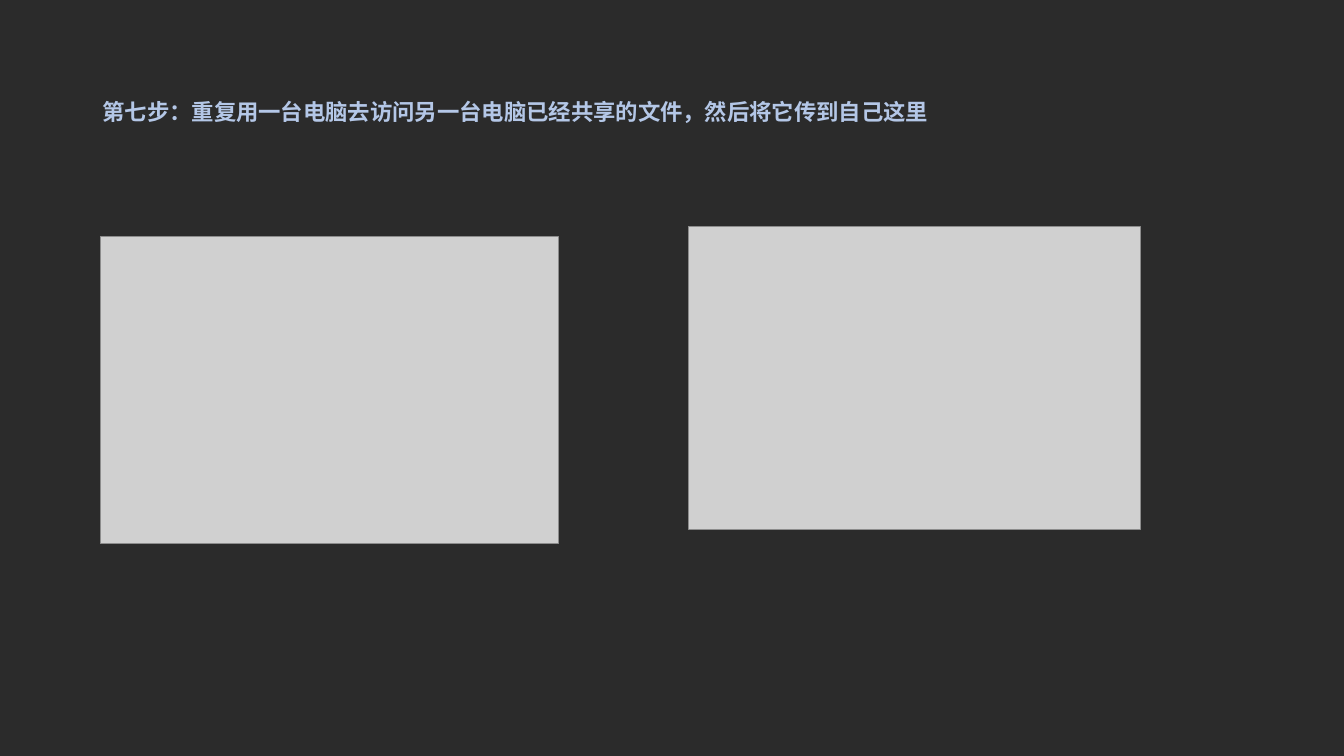
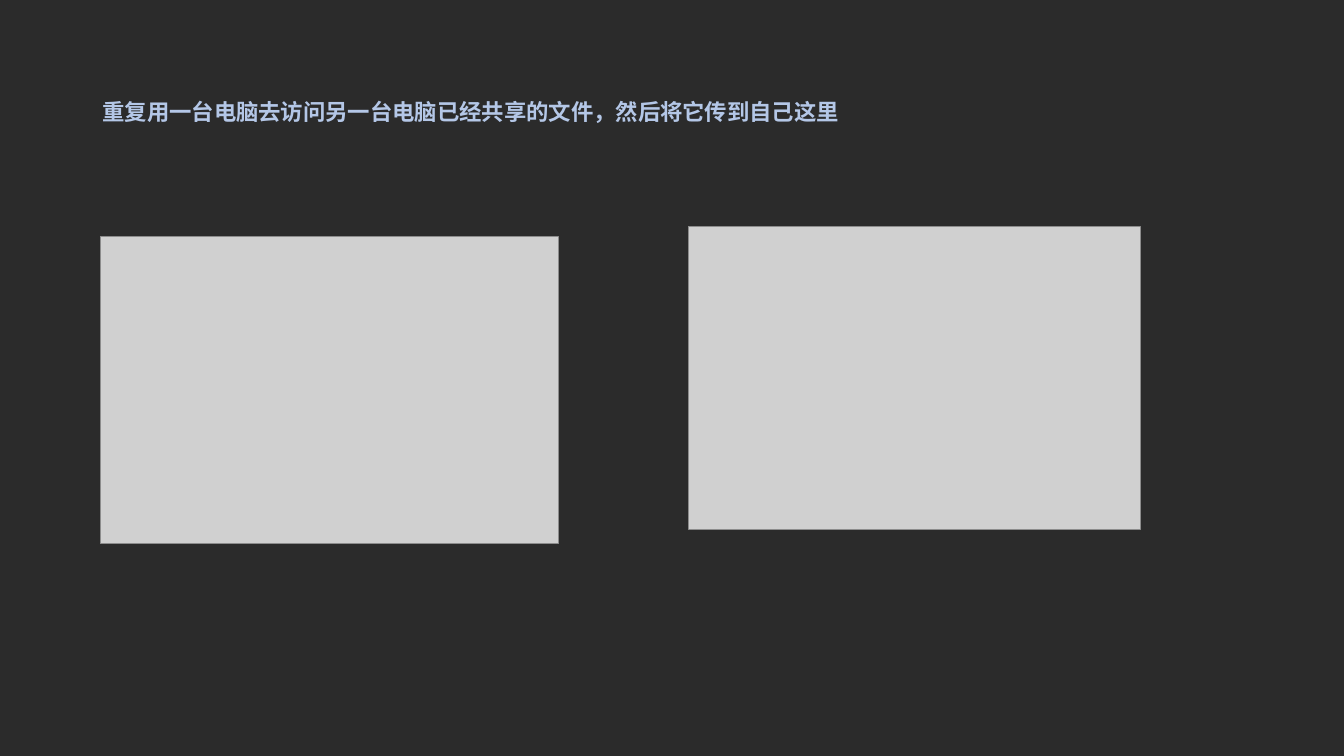
Before and after one commit to lhl1/lhl1.github.io, a slide deck: slide 9 of other/204实验.pptx. Drawn at 1344x756 pixels with LibreOffice and Linux fonts; fonts in the diff are those of the drawing; grey boxes stand for pictures; background and template pictures are left out; a plain dark background stands for a picture behind light text. Boxes give left, top, right and bottom in pixels: in the first picture for what was removed or moved away, otherwise in the second. Text is boxed around its words. In the diff, an @@ line names an element or a change of style, - is before the commit and + after.

```diff
--- a/other/204实验.pptx
+++ b/other/204实验.pptx
@@ title at (102, 101, 838, 123): text changed @@
-第七步：重复用一台电脑去访问另一台电脑已经共享的文件，然后将它传到自己这里
+重复用一台电脑去访问另一台电脑已经共享的文件，然后将它传到自己这里
```
Also in this commit, not shown: 6 other slides changed, 1 slide added, 39 other files.
